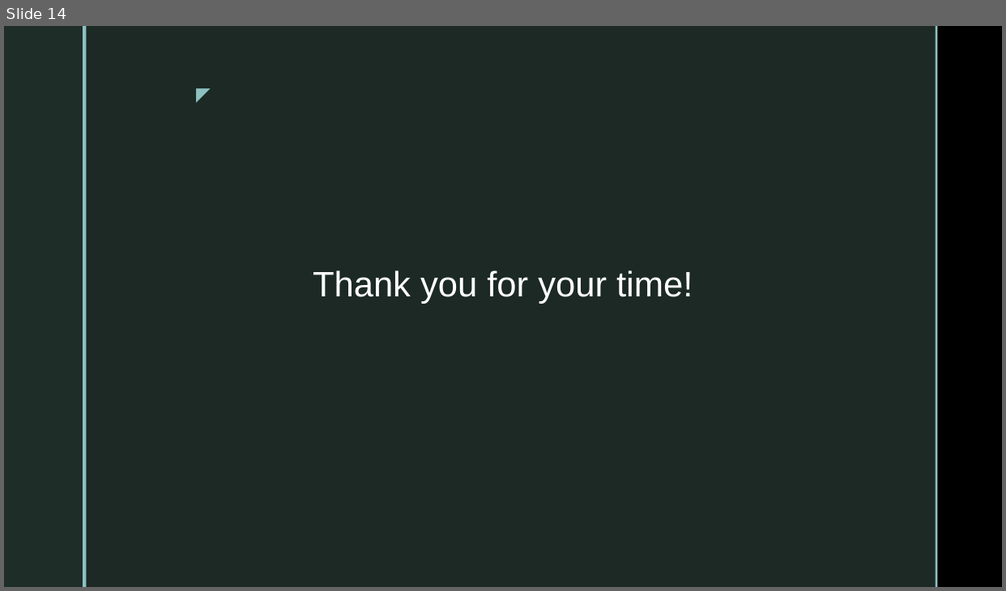
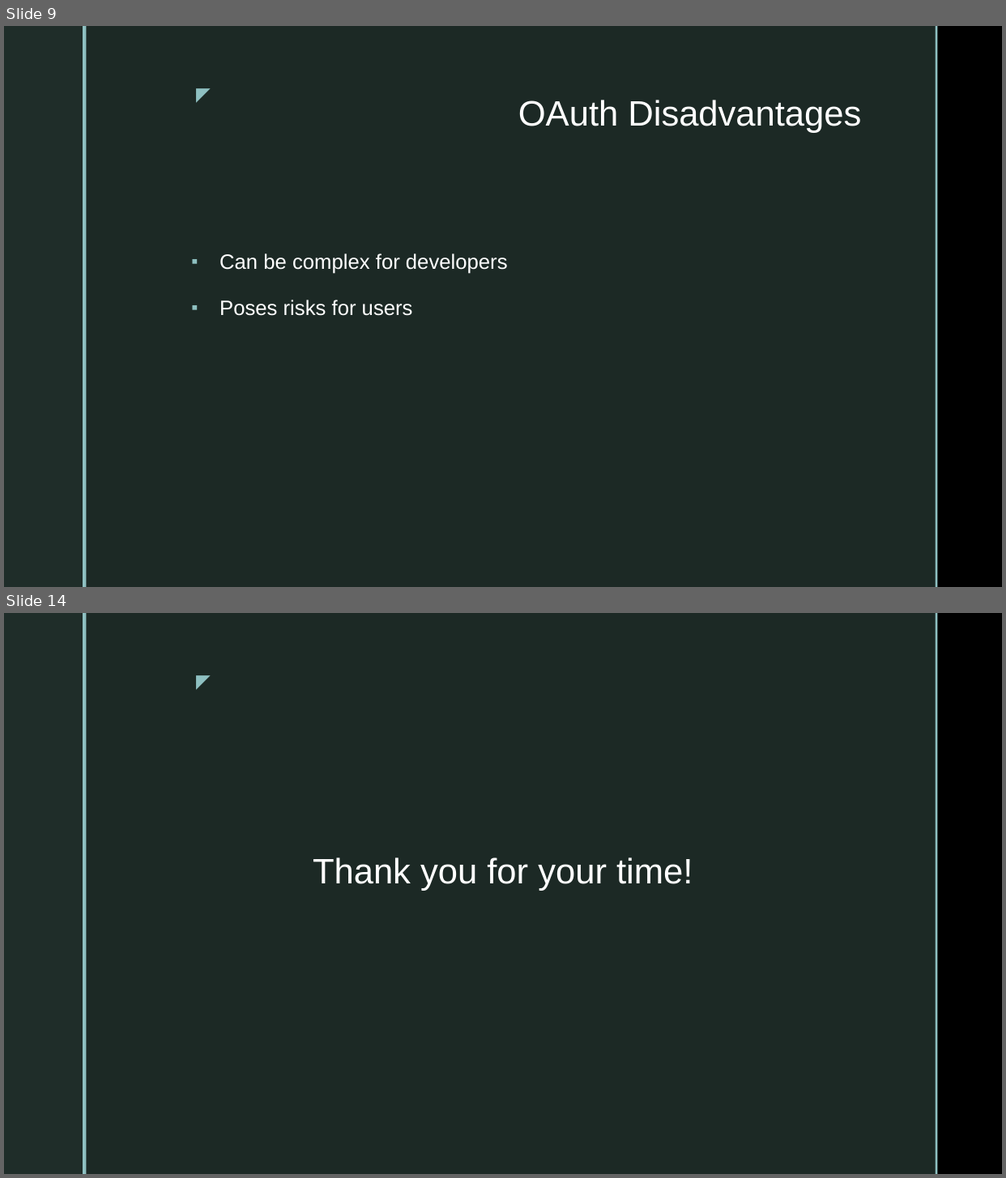
Before and after one commit to elizabethmhinz/CSD-370, a slide deck: module-1/Assignment 1.2 Presentation - Hinz.pptx. Shown one above the other, each under a label of ours: slide 14 before the commit, slides 9 and 14 after it; the slides between them are not shown. The pictures are 1006x591 and 1006x1178 pixels, drawn with LibreOffice and Linux fonts; fonts in the diff are those of the drawing; background and template pictures are left out. Boxes give left, top, right and bottom in pixels: in the first picture for what was removed or moved away, otherwise in the second. Text is boxed around its words. In the diff, an @@ line names an element or a change of style, - is before the commit and + after.

```diff
--- a/module-1/Assignment 1.2 Presentation - Hinz.pptx
+++ b/module-1/Assignment 1.2 Presentation - Hinz.pptx
@@ slide 9 added at <box>4,26,1002,587</box>, background picture (left out); not listed: 5 template elements that a slide beside it also shows @@
@@ title added at <box>518,100,861,133</box>, 34 pt, text #FFFFFF @@
+OAuth Disadvantages
@@ text added at <box>219,254,508,316</box>, 20 pt, text #FFFFFF @@
+▪ Can be complex for developers
+▪ Poses risks for users
```
Also in this commit, not shown: 1 slide changed, 12 other slides added, 12 slides removed, 2 other files.
